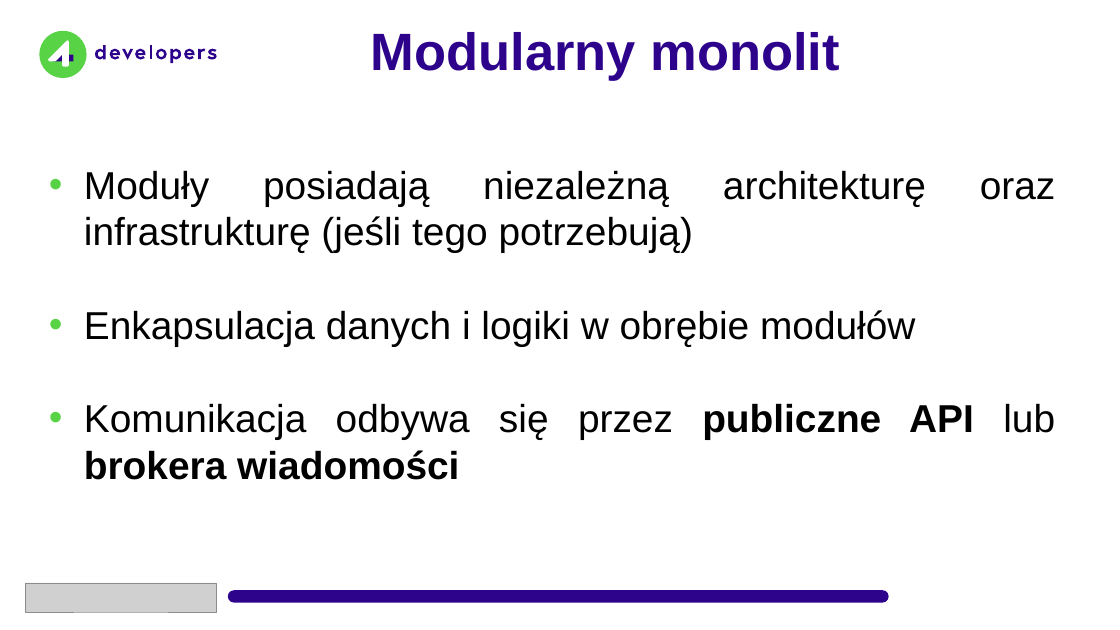
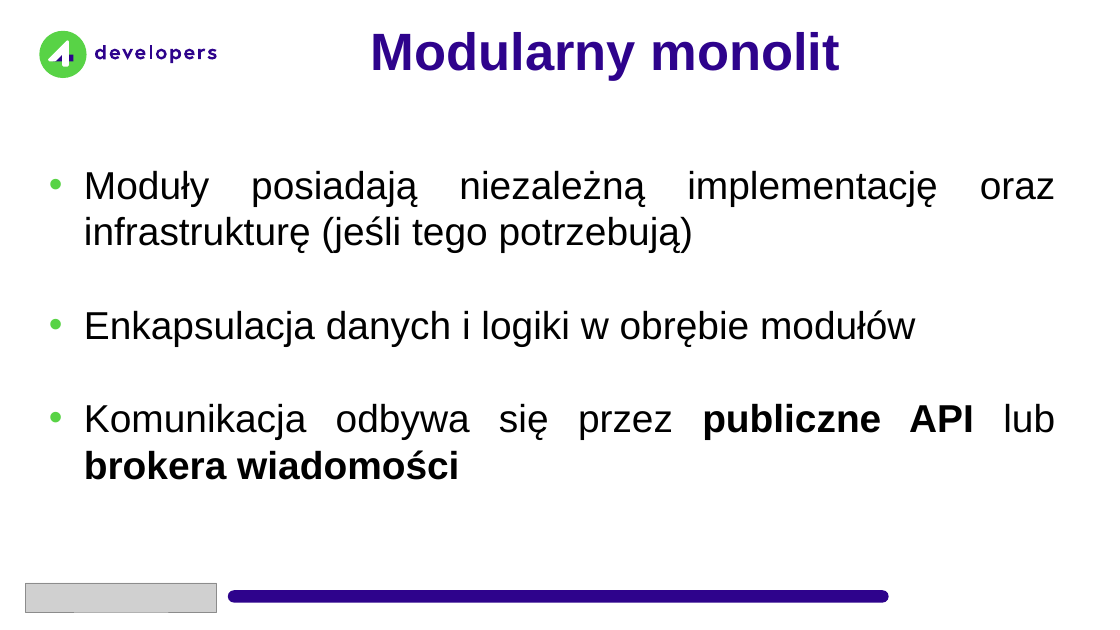
Before and after one commit to kamil-wysocki/4dev2024, a slide deck: slide 5 of 4Developers 2024.pptx. Drawn at 1120x630 pixels with LibreOffice and Linux fonts; fonts in the diff are those of the drawing; grey boxes stand for pictures; background and template pictures are left out. Boxes give left, top, right and bottom in pixels: in the first picture for what was removed or moved away, otherwise in the second. Text is boxed around its words. In the diff, an @@ line names an element or a change of style, - is before the commit and + after.

```diff
--- a/4Developers 2024.pptx
+++ b/4Developers 2024.pptx
@@ text at (84,170,938,253): text changed @@
-• Moduły posiadają niezależną architekturę oraz infrastrukturę (jeśli tego potrzebują)
+• Moduły posiadają niezależną implementację oraz infrastrukturę (jeśli tego potrzebują)
```
Also in this commit, not shown: 3 other files.
